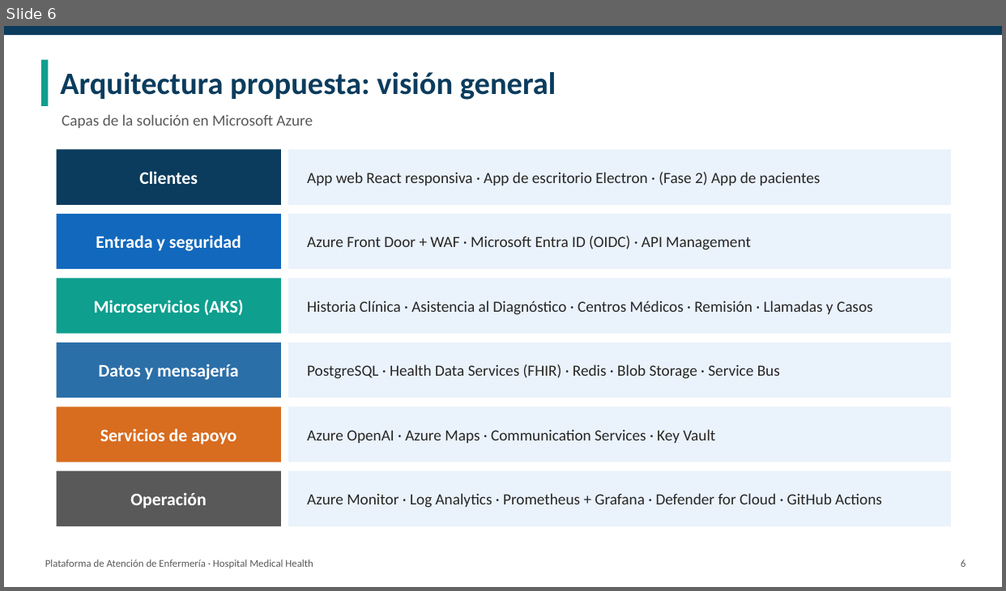
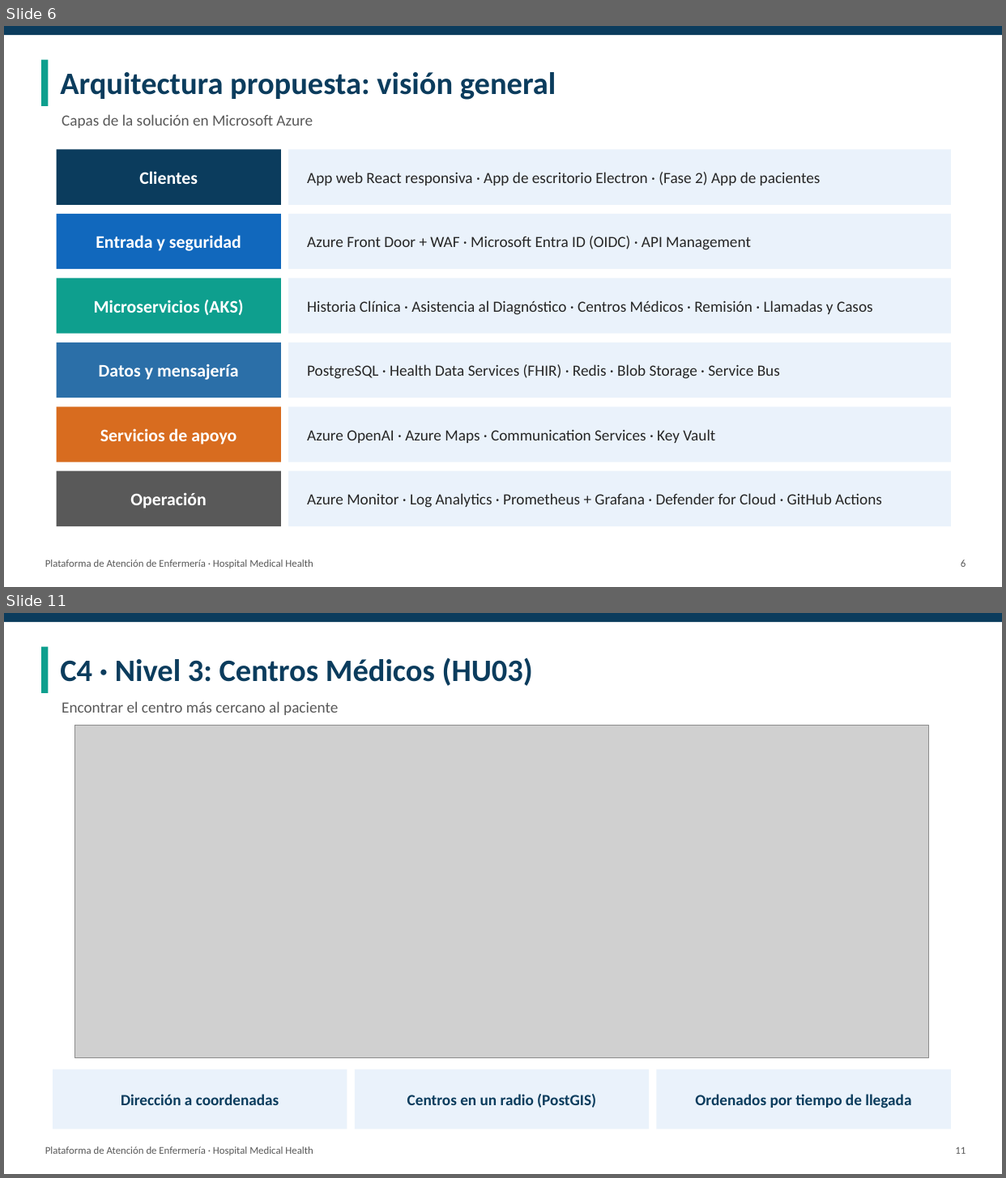
Before and after one commit to Jordy-Lv/medical-health-cloud-architecture, a slide deck: presentacion/Presentacion_Medical_Health.pptx. Shown one above the other, each under a label of ours: slide 6 before the commit, slides 6 and 11 after it; the slides between them are not shown. The pictures are 1006x591 and 1006x1178 pixels, drawn with LibreOffice and Linux fonts; fonts in the diff are those of the drawing; grey boxes stand for pictures. Boxes give left, top, right and bottom in pixels: in the first picture for what was removed or moved away, otherwise in the second. Text is boxed around its words. In the diff, an @@ line names an element or a change of style, - is before the commit and + after.

```diff
--- a/presentacion/Presentacion_Medical_Health.pptx
+++ b/presentacion/Presentacion_Medical_Health.pptx
@@ slide 11 added at (4, 613, 1002, 1174), background #FFFFFF @@
@@ rectangle added at (4, 613, 1002, 622), fill #0B3C5D @@
@@ rectangle added at (41, 647, 49, 693), fill #0E9F8E @@
@@ text added at (60, 658, 533, 686), 30 pt, text #0B3C5D, bold @@
+C4 · Nivel 3: Centros Médicos (HU03)
@@ text added at (62, 701, 338, 715), 15 pt, text #595959 @@
+Encontrar el centro más cercano al paciente
@@ picture added at (75, 726, 928, 1059) @@
@@ rectangle added at (53, 1070, 347, 1130), fill #EAF2FB @@
@@ rectangle added at (355, 1070, 649, 1130), fill #EAF2FB @@
@@ rectangle added at (657, 1070, 951, 1130), fill #EAF2FB @@
@@ text added at (121, 1094, 279, 1105), 15 pt, text #0B3C5D, bold @@
+Dirección a coordenadas
@@ text added at (407, 1094, 596, 1108), 15 pt, text #0B3C5D, bold @@
+Centros en un radio (PostGIS)
@@ text added at (695, 1094, 911, 1109), 15 pt, text #0B3C5D, bold @@
+Ordenados por tiempo de llegada
@@ text added at (45, 1147, 313, 1156), 10 pt, text #595959 @@
+Plataforma de Atención de Enfermería · Hospital Medical Health
@@ text added at (955, 1148, 965, 1154), 10 pt, text #595959 @@
+11
```
Also in this commit, not shown: 14 slides changed, 3 other slides added, 2 slides removed.
